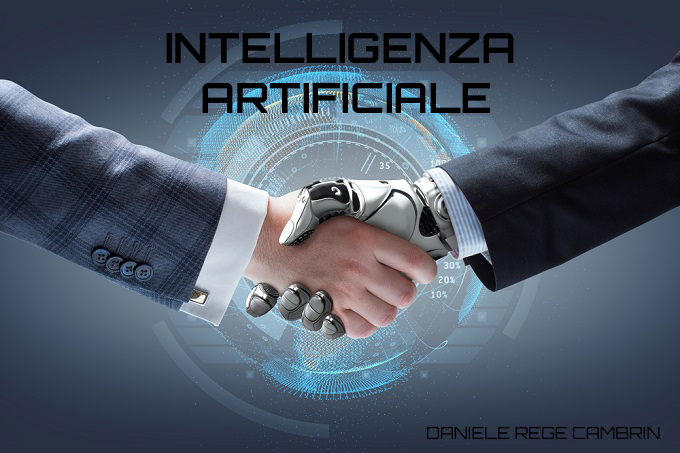
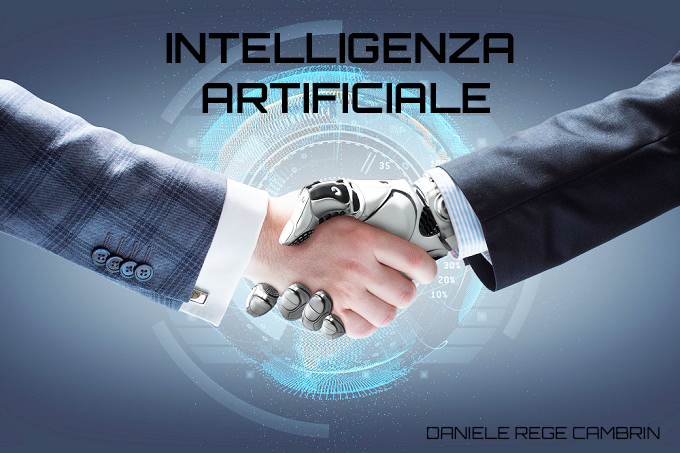
Layered file, before and after one edit (680x453). Changes by layer:
renamed "Sfondo" to "Livello 0", painted on it over [0, 0, 680, 453]
